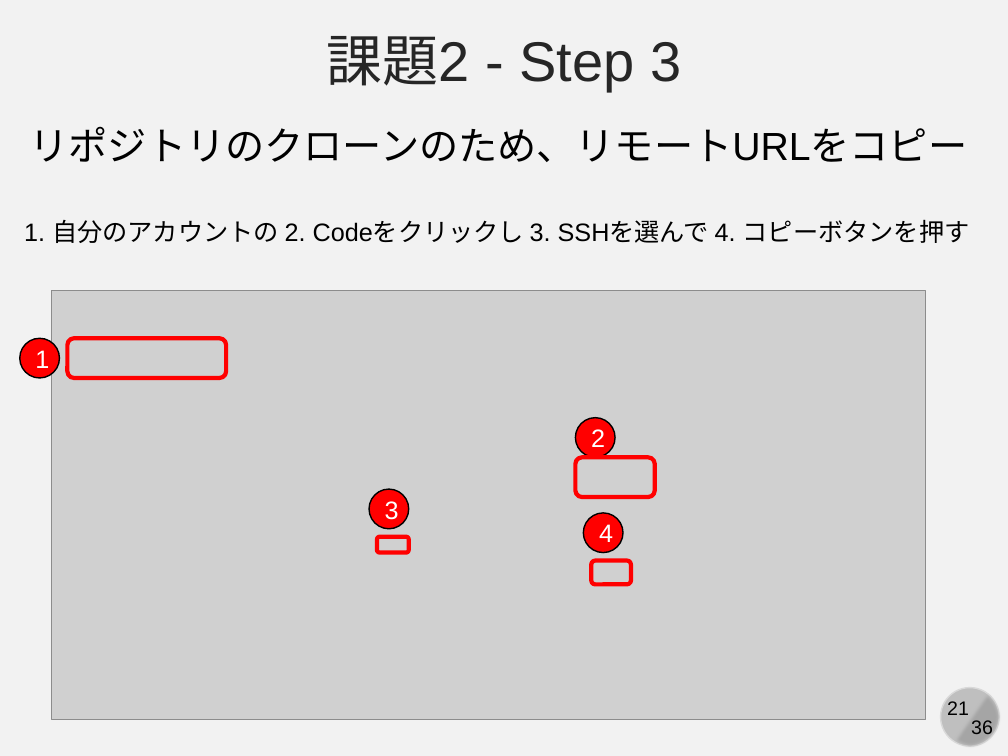
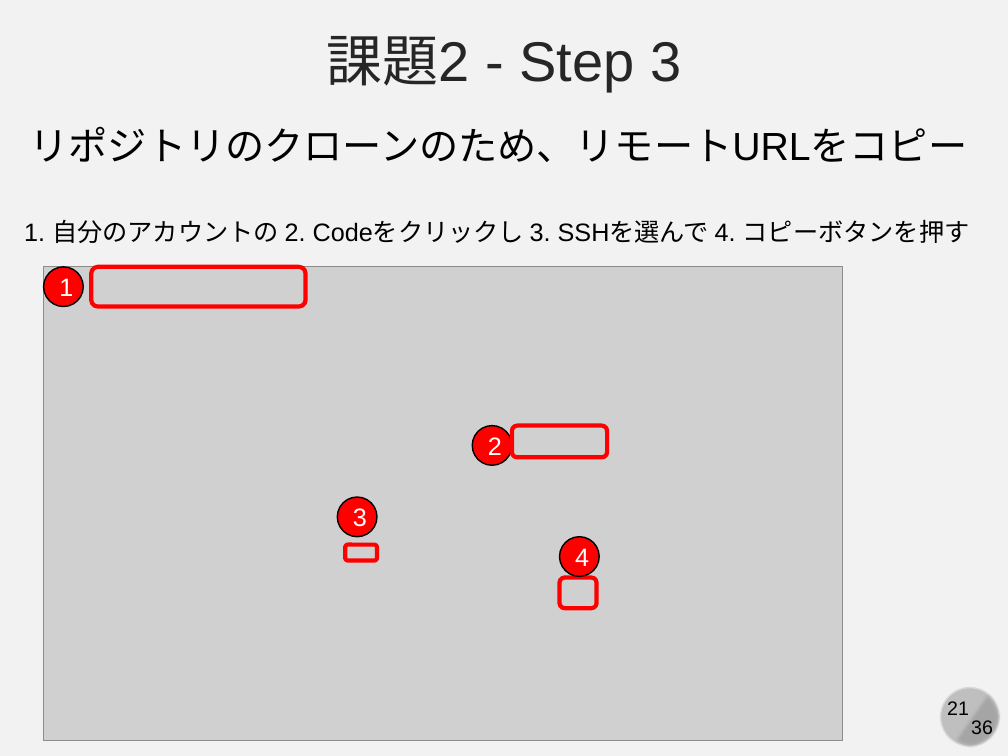
Before and after one commit to kaityo256/github, a slide deck: slide 21 of practice_github_advanced/fig/slide.pptx. Drawn at 1008x756 pixels with LibreOffice and Linux fonts; fonts in the diff are those of the drawing; grey boxes stand for pictures. Boxes give left, top, right and bottom in pixels: in the first picture for what was removed or moved away, otherwise in the second. Text is boxed around its words. In the diff, an @@ line names an element or a change of style, - is before the commit and + after.

```diff
--- a/practice_github_advanced/fig/slide.pptx
+++ b/practice_github_advanced/fig/slide.pptx
@@ ellipse "1": place and size @@
-ellipse "1" at (20, 339, 59, 378)
+ellipse "1" at (43, 267, 83, 306)
@@ picture: place and size @@
-picture at (51, 290, 925, 719)
+picture at (43, 267, 842, 740)
@@ rounded rectangle: place and size @@
-rounded rectangle at (68, 339, 226, 378)
+rounded rectangle at (92, 267, 306, 306)
@@ ellipse "2": place and size @@
-ellipse "2" at (576, 417, 615, 457)
+ellipse "2" at (473, 425, 512, 465)
@@ rounded rectangle: place and size @@
-rounded rectangle at (576, 458, 655, 497)
+rounded rectangle at (512, 425, 607, 457)
@@ ellipse "3": place and size @@
-ellipse "3" at (369, 489, 408, 528)
+ellipse "3" at (338, 497, 377, 536)
@@ ellipse "4": place and size @@
-ellipse "4" at (584, 513, 623, 552)
+ellipse "4" at (559, 536, 599, 576)
@@ rounded rectangle: place and size @@
-rounded rectangle at (377, 536, 408, 552)
+rounded rectangle at (346, 544, 377, 560)
@@ rounded rectangle: place and size @@
-rounded rectangle at (592, 560, 631, 585)
+rounded rectangle at (559, 578, 597, 608)
```
Also in this commit, not shown: 3 other slides changed.
